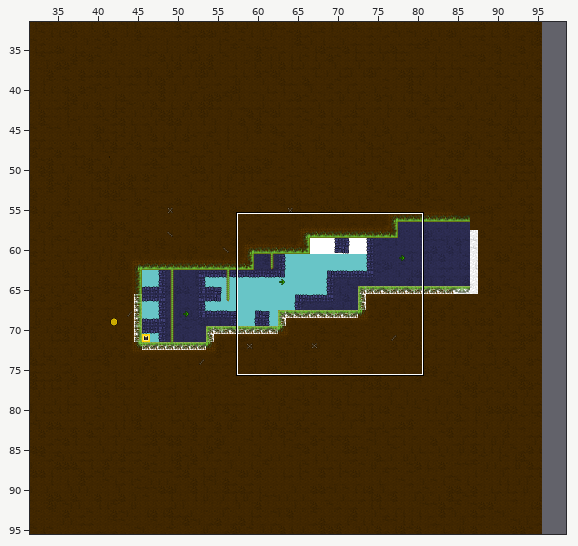
An edit to a level. Tiled map, Resources/maps/level1/untitled.tmx. Above, an overview of the earlier version with the close-up marked.
Close-up. Earlier state:
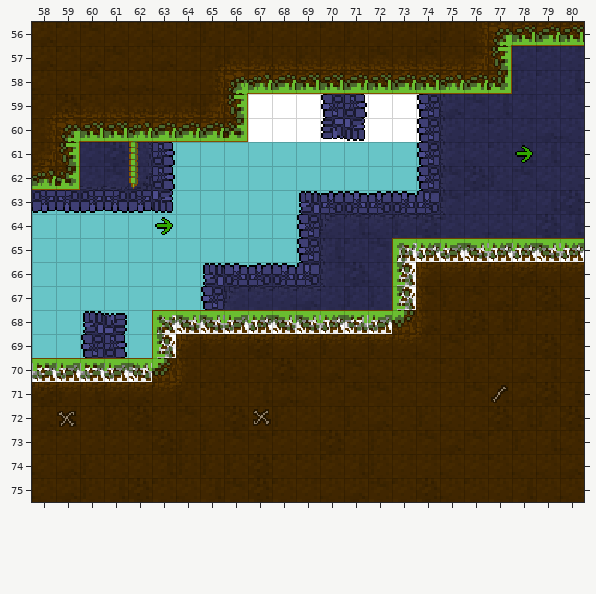
Cells are 16x16 px. Shown: x 58..80, y 56..75. The commit also changed other parts of the map, which this record leaves out. The old version is drawn lined up with the new one.
New version:
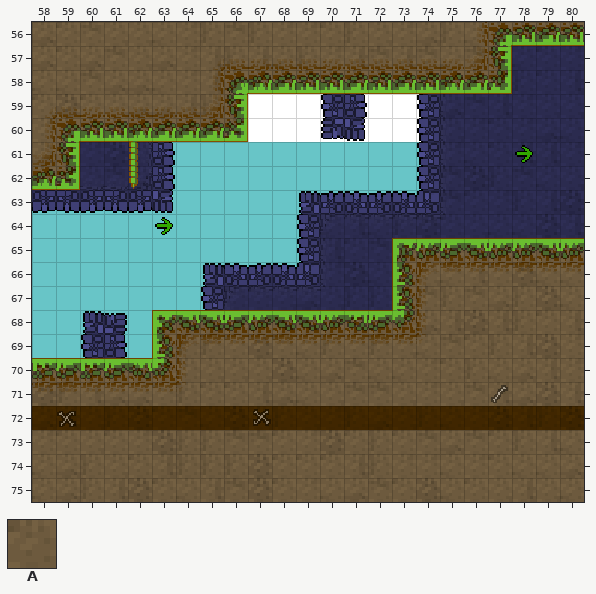
Key: from "atlas_001": A 2.
_ is an empty cell.
See-through tiles are keyed as they look on the map.
Edits made:
map size 64x64 -> 128x128 cells (old content now starts at 32,32; both pictures use the new coordinates)
layer "C_MapCollision" opacity 100% -> 26%
Layer "C_MapCollision":
y 56: x 58..80 _______________________ -> AAAAAAAAAAAAAAAAAAAAAAA
y 57..58: x 58..77 ____________________ -> AAAAAAAAAAAAAAAAAAAA
y 59..60: x 58..66 _________ -> AAAAAAAAA
y 61..62: x 58..59 __ -> AA
y 66..67: x 74..80 _______ -> AAAAAAA
y 68: x 73..80 ________ -> AAAAAAAA
y 69: x 64..80 _________________ -> AAAAAAAAAAAAAAAAA
y 70: x 63..80 __________________ -> AAAAAAAAAAAAAAAAAA
y 71: x 58..80 _______________________ -> AAAAAAAAAAAAAAAAAAAAAAA
y 73..75: x 58..80 _______________________ -> AAAAAAAAAAAAAAAAAAAAAAA
